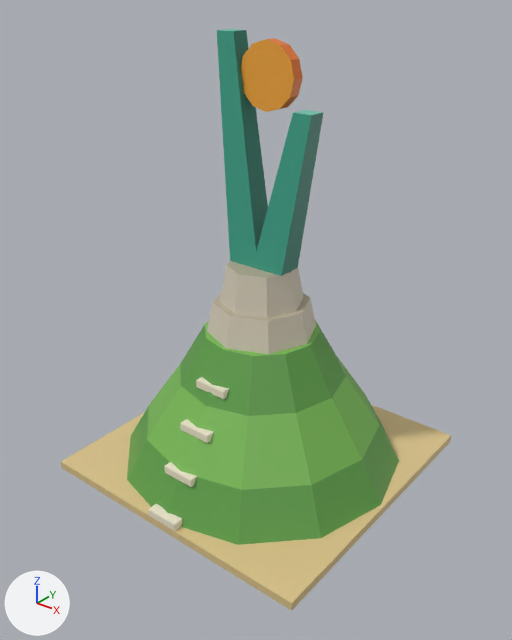
The glTF model games/escales/assets/monuments/renaissance.glb as it was, and as the next commit left it.
Both versions are drawn from a 50 mm camera at (2.29, -2.91, 2.74) aimed at (0.05, -0.11, 1.01). Arrows for +X, +Y and +Z are at lower left; the lights stay in place. The picture after the commit comes second. Vertices at exactly the same position are counted once.

The first picture shows 'renaissance'.
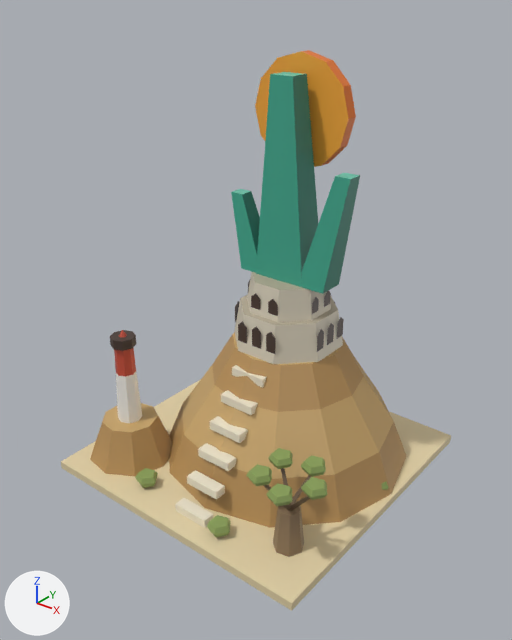
Where the change shows, as pixel boxes (x1, y1, x2, y2) in the pictures (512 x 640 px; the box of a moved part takes in the faces that stretch with it):
'renaissance', reshaped: before (61, 29, 451, 611); after (61, 50, 451, 611)
part 1 of me_renaissance, moved or reshaped: before (148, 504, 182, 531); after (175, 498, 213, 528)
part 2 of me_renaissance, moved or reshaped: before (164, 462, 197, 487); after (187, 470, 225, 500)
part 3 of me_renaissance, moved or reshaped: before (180, 419, 214, 443); after (198, 443, 236, 471)
part 4 of me_renaissance, moved or reshaped: before (196, 377, 229, 399); after (209, 416, 248, 443)
part 5 of me_renaissance, added: after (221, 390, 258, 415)
part 6 of me_renaissance, added: after (232, 365, 267, 388)
part 7 of me_renaissance, moved or reshaped: before (256, 110, 324, 276); after (301, 173, 360, 294)
part 8 of me_renaissance, added: after (255, 50, 356, 167)
part 9 of me_renaissance, moved or reshaped: before (207, 292, 316, 354); after (110, 330, 136, 351)
part 10 of me_renaissance, rebuilt (13% narrower, 13% shorter): before (127, 320, 399, 545); after (169, 332, 406, 528)
part 11 of me_renaissance, deleted: before (241, 38, 303, 112)
part 12 of me_renaissance, deleted: before (217, 29, 268, 269)
part 13 of me_renaissance, reshaped: before (220, 261, 303, 318); after (90, 72, 344, 557)
part 14 of me_renaissance, added (mostly hidden): after (381, 481, 388, 490)
part 15 of me_renaissance, recoloured: before (61, 405, 451, 611); after (61, 379, 451, 611)

The change in detail:
me_renaissance is used by ob_renaissance; location (0.0, 0.0, 0.0).
me_renaissance had 160 vertices, 260 faces and spanned x -0.88..0.88, y -0.88..0.88, z 0.0..2.5.
me_renaissance now has 528 vertices, 734 faces and spans x -0.88..0.88, y -0.88..0.88, z 0.0..2.4.
me_renaissance part 1: the loose piece of 8 vertices spanning x -0.1..0.1, y -0.88..-0.82, z 0.05..0.09 is moved by (0.1, 0.12, 0.0).
me_renaissance part 2: the loose piece of 8 vertices spanning x -0.1..0.1, y -0.74..-0.68, z 0.26..0.31 is moved by (0.1, 0.09, -0.08).
me_renaissance part 3: the loose piece of 8 vertices spanning x -0.1..0.1, y -0.6..-0.54, z 0.47..0.51 is moved by (0.1, 0.05, -0.16).
me_renaissance part 4: the loose piece of 8 vertices spanning x -0.1..0.1, y -0.46..-0.4, z 0.68..0.73 is moved by (0.1, 0.01, -0.24).
me_renaissance part 5: the loose piece of 8 vertices spanning x -0.1..0.1, y -0.46..-0.4, z 0.68..0.73 is copied, and the copy is moved by (0.1, 0.11, -0.11); it spans x -0.01..0.21, y -0.36..-0.29, z 0.57..0.62.
me_renaissance part 6: the loose piece of 8 vertices spanning x -0.1..0.1, y -0.46..-0.4, z 0.68..0.73 is copied, and the copy is moved by (0.1, 0.21, 0.02); it spans x -0.01..0.21, y -0.26..-0.19, z 0.7..0.75.
me_renaissance part 7: the loose piece of 8 vertices spanning x -0.01..0.34, y -0.08..0.08, z 1.3..2.15 is scaled about its middle by (0.812, 1.02, 0.741), then moved by (0.2, 0.1, -0.19).
me_renaissance part 8: a new loose piece, a 12-sided cylinder along y spanning x -0.23..0.37, y 0.225..0.295, z 1.8..2.4, in mat_defaultmaterial.
me_renaissance part 9: the loose piece of 16 vertices spanning x -0.32..0.32, y -0.32..0.32, z 0.9..1.08 is scaled about its middle by (0.249, 0.249, 0.333), then moved by (-0.62, -0.52, -0.16).
me_renaissance part 10: the loose piece of 48 vertices spanning x -0.86..0.86, y -0.86..0.86, z 0.05..0.9 is rebuilt with 48 vertices and now spans x -0.66..0.86, y -0.64..0.88, z 0.05..0.82.
me_renaissance part 11: the loose piece of 24 vertices spanning x -0.13..0.21, y -0.03..0.05, z 2.13..2.47 is deleted.
me_renaissance part 12: the loose piece of 8 vertices spanning x -0.25..0.03, y -0.08..0.08, z 1.3..2.5 is deleted.
me_renaissance part 13: 16 vertices removed from x -0.24..0.24, y -0.24..0.24, z 1.08..1.3; 346 vertices added at x -0.87..0.86, y -0.81..0.42, z 0.05..2.3.
me_renaissance part 14: 15 vertices added at x 0.72..0.85, y 0.03..0.17, z 0.07..0.13.
me_renaissance part 15: 10 kept faces spanning x -0.88..0.88, y -0.88..0.88, z 0.0..0.05 get new vertex colours; the middle colour goes from beige #ddc48c to beige #e3d2a8.
Other edits to the shape of me_renaissance do not show in these pictures.
